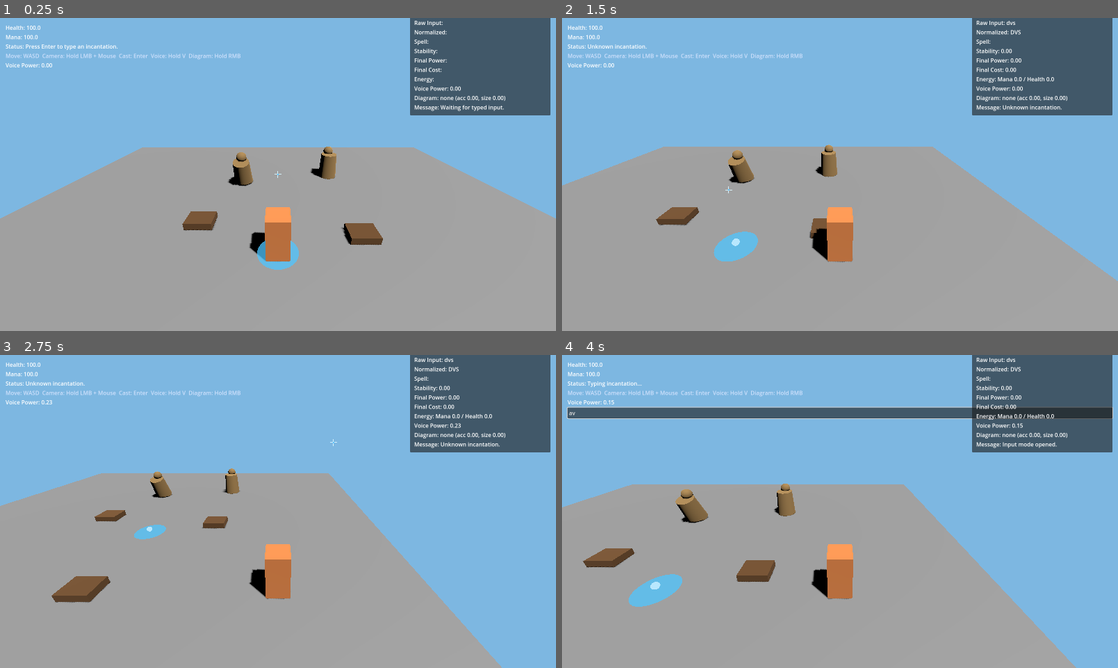
Above: before the commit, frames 1-4 (two rows, left to right).
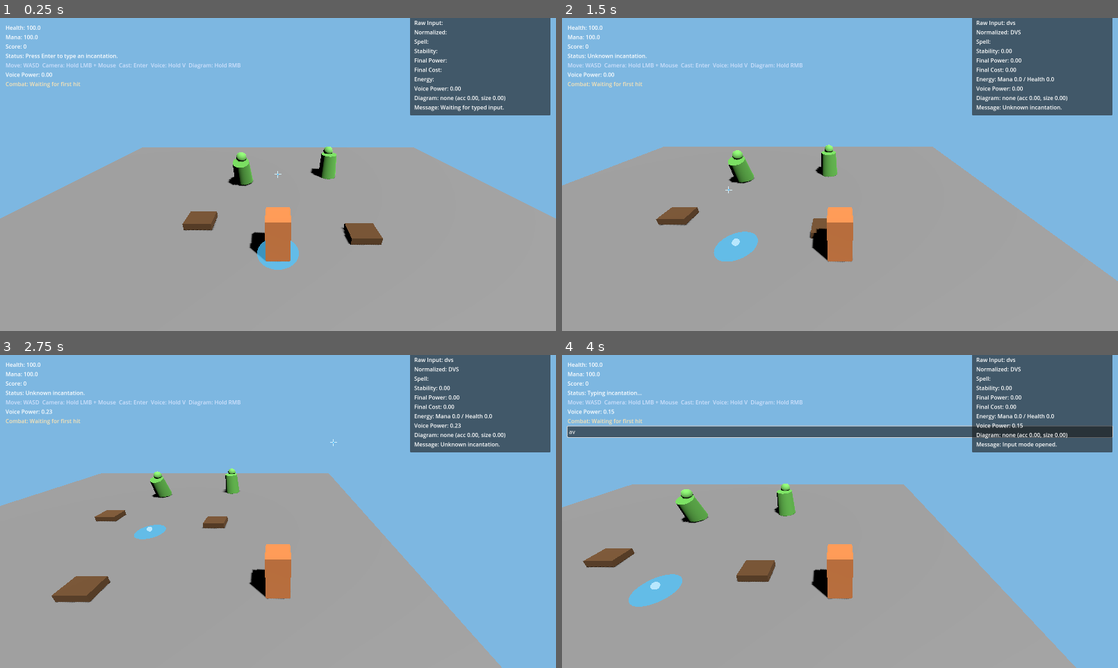
Above: after the commit, the same moments.

Repository: sh4d0w28/the-magic-engine
Game: Godot game, scene res://scenes/Main.tscn
Same seed, same stepped clock (60 frames per second), same inputs: the game is played once before the commit and once after it.
Inputs (mouse positions are in pixels of both pictures, inside the frame that each line leads up to):
- Up to frame 1 (0.25 s): no input
- Up to frame 2 (1.5 s): tap Enter at 0.5, 1.35 s; move the mouse to (962, 158) at 0.52 s; hold D (move_right) 0.53-1.28 s; hold V (voice_charge) 0.53-1.28 s; click (962, 158) at 0.67 s; move the mouse to (728, 190) at 1.27 s; hold S (move_back) from 1.28 s (still down)
- Up to frame 3 (2.75 s): move the mouse to (333, 442) at 2.02 s; release S (move_back) at 2.03 s; hold D (move_right) from 2.03 s (still down); hold V (voice_charge) from 2.03 s (still down)
- Up to frame 4 (4 s): move the mouse to (812, 574) at 2.77 s; release D (move_right) at 2.78 s; release V (voice_charge) at 2.78 s; hold W (move_forward) 2.78-3.53 s; tap Enter at 2.85 s; click (812, 574) at 2.92 s; move the mouse to (1006, 558) at 3.52 s; hold A (move_left) from 3.53 s (still down); hold V (voice_charge) from 3.53 s (still down)

The runs differ from the first frame. In frame 1, 1.3% of the frame differs, in the area x 1-61%, y 8-54%; in frame 2, 1.3%; in frame 3, 1.2%; in frame 4, 8.8%, in the area x 0-100%, y 8-54%.

Commit message:
feat: add dummy health states and combat score HUD

Diff:
--- a/scenes/ui/HUD.tscn
+++ b/scenes/ui/HUD.tscn
@@ -34,6 +34,10 @@
 layout_mode = 2
 text = "Mana: --"
 
+[node name="ScoreLabel" type="Label" parent="MarginContainer/VBoxContainer"]
+layout_mode = 2
+text = "Score: 0"
+
 [node name="StatusLabel" type="Label" parent="MarginContainer/VBoxContainer"]
 layout_mode = 2
 text = "Status: Ready"
@@ -45,6 +49,10 @@
 [node name="VoicePowerLabel" type="Label" parent="MarginContainer/VBoxContainer"]
 layout_mode = 2
 text = "Voice Power: 0.00"
+
+[node name="CombatFeedLabel" type="Label" parent="MarginContainer/VBoxContainer"]
+layout_mode = 2
+text = "Combat: Waiting for first hit"
 
 [node name="InputLine" type="LineEdit" parent="MarginContainer/VBoxContainer"]
 visible = false
--- a/scripts/environment/TargetDummy.gd
+++ b/scripts/environment/TargetDummy.gd
@@ -1,8 +1,12 @@
 extends StaticBody3D
+
+signal dummy_damaged(current_health: int, max_health: int)
+signal dummy_destroyed(score_value: int)
 
 @export var hit_flash_duration: float = 0.18
 @export var max_health: int = 3
 @export var destroy_delay_seconds: float = 0.35
+@export var score_value: int = 1
 
 @onready var _body_mesh: MeshInstance3D = $BodyMesh
 @onready var _head_mesh: MeshInstance3D = $HeadMesh
@@ -21,6 +25,7 @@
 	_body_material = _duplicate_material(_body_mesh)
 	_head_material = _duplicate_material(_head_mesh)
 	current_health = max_health
+	_update_health_visuals()
 
 
 func _process(delta: float) -> void:
@@ -64,6 +69,8 @@
 		_body_material.emission = body_color
 	if _head_material != null:
 		_head_material.emission = head_color
+	_update_health_visuals()
+	dummy_damaged.emit(current_health, max_health)
 	if current_health == 0:
 		_begin_destroy()
 
@@ -73,6 +80,18 @@
 	_destroy_timer = destroy_delay_seconds
 	collision_layer = 0
 	collision_mask = 0
+	dummy_destroyed.emit(score_value)
+
+
+func _update_health_visuals() -> void:
+	var health_ratio: float = float(current_health) / float(max(max_health, 1))
+	var base_color := Color(1.0, 0.28, 0.18, 1.0).lerp(Color(0.45, 0.85, 0.35, 1.0), health_ratio)
+	if _body_material != null:
+		_body_material.albedo_color = base_color.darkened(0.1)
+	if _head_material != null:
+		_head_material.albedo_color = base_color.lightened(0.08)
+	_body_mesh.scale = Vector3(1.0, 0.8 + health_ratio * 0.2, 1.0)
+	_head_mesh.position.y = 1.75 + health_ratio * 0.25
 
 
 func _duplicate_material(mesh_instance: MeshInstance3D) -> StandardMaterial3D:
--- a/scripts/magic/SpellManager.gd
+++ b/scripts/magic/SpellManager.gd
@@ -14,9 +14,19 @@
 @onready var _voice_power_tracker: Node = $"../InputController/VoicePowerTracker"
 @onready var _diagram_recognizer: Node = $"../InputController/DiagramRecognizer"
 
+var _score := 0
+
 
 func _ready() -> void:
 	_magic_engine.setup(_spell_definitions)
+	call_deferred("_initialize_combat_feedback")
+
+
+func _initialize_combat_feedback() -> void:
+	get_tree().node_added.connect(_on_node_added)
+	for node in get_tree().get_nodes_in_group("target_dummy"):
+		_connect_target_dummy(node)
+	_hud.set_score(_score)
 
 
 func submit_typed_incantation(raw_input: String, normalized_input: String) -> void:
@@ -72,3 +82,25 @@
 	var backlash = _backlash_scene.instantiate()
 	_active_spells.add_child(backlash)
 	backlash.global_position = request.get("target_position", _player.get_target_position())
+
+
+func _on_node_added(node: Node) -> void:
+	if node.has_signal("dummy_damaged") or node.has_signal("dummy_destroyed"):
+		_connect_target_dummy(node)
+
+
+func _connect_target_dummy(node: Node) -> void:
+	if node.has_signal("dummy_damaged") and not node.dummy_damaged.is_connected(_on_dummy_damaged):
+		node.dummy_damaged.connect(_on_dummy_damaged)
+	if node.has_signal("dummy_destroyed") and not node.dummy_destroyed.is_connected(_on_dummy_destroyed):
+		node.dummy_destroyed.connect(_on_dummy_destroyed)
+
+
+func _on_dummy_damaged(current_health: int, max_health: int) -> void:
+	_hud.set_combat_feed("Dummy hit: %d/%d health remaining" % [current_health, max_health])
+
+
+func _on_dummy_destroyed(score_value: int) -> void:
+	_score += score_value
+	_hud.set_score(_score)
+	_hud.set_combat_feed("Dummy destroyed. Score +%d" % score_value)
--- a/scripts/ui/HUD.gd
+++ b/scripts/ui/HUD.gd
@@ -4,9 +4,11 @@
 
 @onready var _health_label: Label = $MarginContainer/VBoxContainer/HealthLabel
 @onready var _mana_label: Label = $MarginContainer/VBoxContainer/ManaLabel
+@onready var _score_label: Label = $MarginContainer/VBoxContainer/ScoreLabel
 @onready var _status_label: Label = $MarginContainer/VBoxContainer/StatusLabel
 @onready var _controls_label: Label = $MarginContainer/VBoxContainer/ControlsLabel
 @onready var _voice_power_label: Label = $MarginContainer/VBoxContainer/VoicePowerLabel
+@onready var _combat_feed_label: Label = $MarginContainer/VBoxContainer/CombatFeedLabel
 @onready var _input_line: LineEdit = $MarginContainer/VBoxContainer/InputLine
 @onready var _aim_reticle: Control = $AimReticle
 
@@ -19,6 +21,7 @@
 		player.health_mana_changed.connect(set_health_and_mana)
 		set_health_and_mana(player.get_health(), player.get_mana())
 	_controls_label.modulate = Color(0.85, 0.9, 1.0, 0.9)
+	_combat_feed_label.modulate = Color(1.0, 0.9, 0.7, 0.95)
 
 
 func _process(_delta: float) -> void:
@@ -36,6 +39,14 @@
 
 func set_voice_power(voice_power: float) -> void:
 	_voice_power_label.text = "Voice Power: %.2f" % voice_power
+
+
+func set_score(score: int) -> void:
+	_score_label.text = "Score: %d" % score
+
+
+func set_combat_feed(message: String) -> void:
+	_combat_feed_label.text = "Combat: %s" % message
 
 
 func open_input() -> void:
